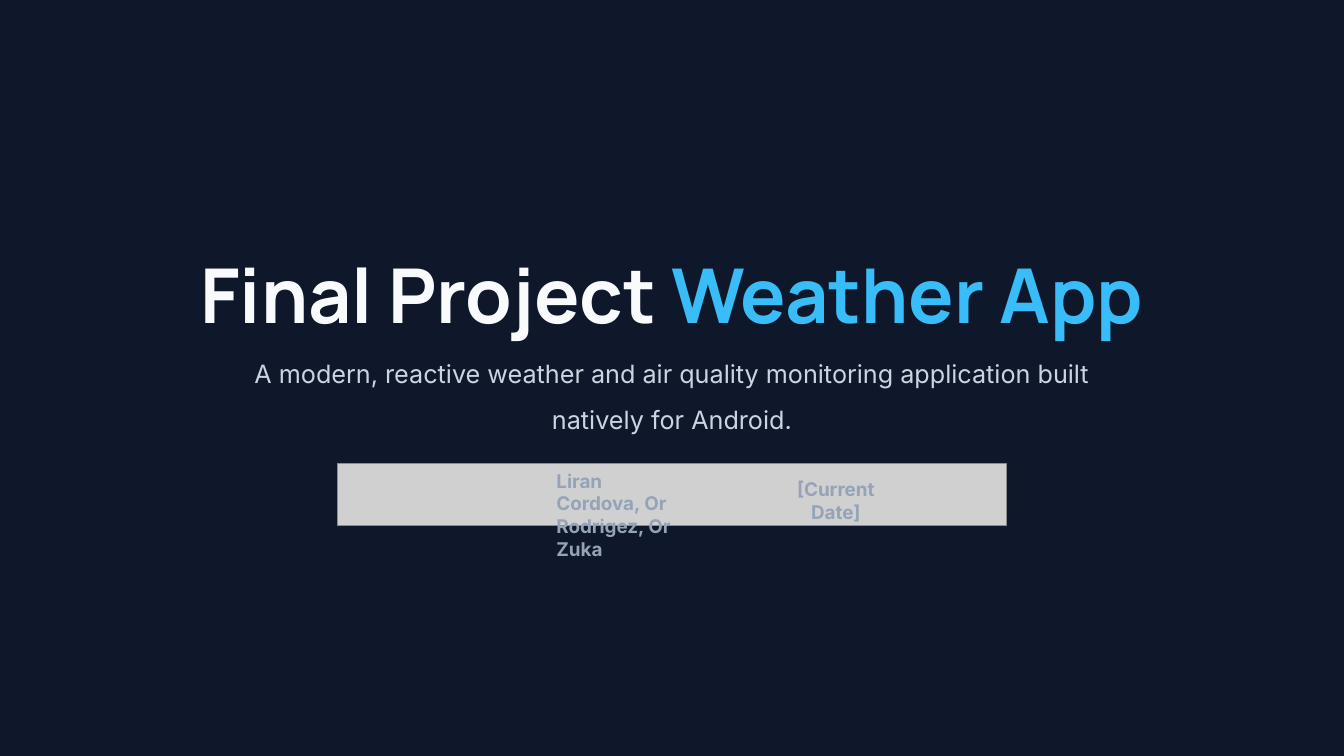
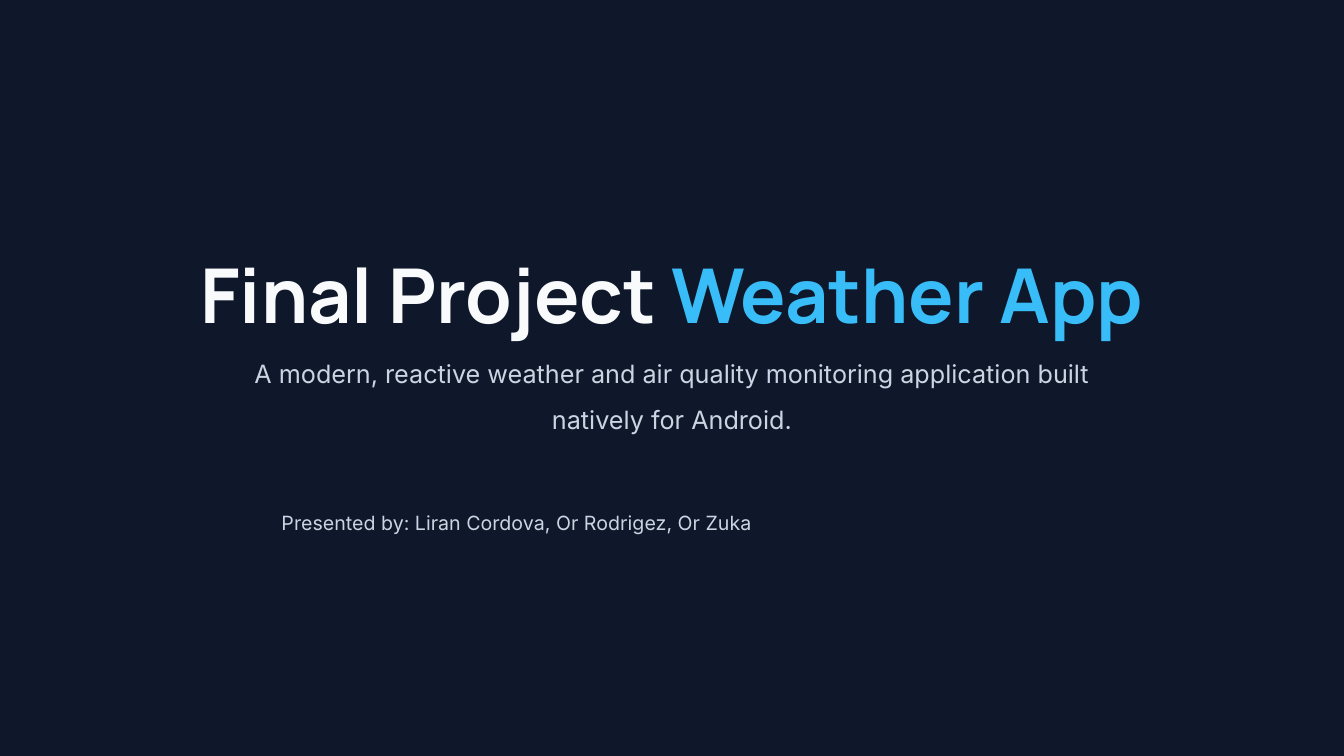
Before and after one commit to liranXD123/Final-Project-Kotlin, a slide deck: slide 1 of Weather App Project.pptx. Drawn at 1344x756 pixels with LibreOffice and Linux fonts; fonts in the diff are those of the drawing; grey boxes stand for pictures. Boxes give left, top, right and bottom in pixels: in the first picture for what was removed or moved away, otherwise in the second. Text is boxed around its words. In the diff, an @@ line names an element or a change of style, - is before the commit and + after.

```diff
--- a/Weather App Project.pptx
+++ b/Weather App Project.pptx
@@ picture removed at (338, 464, 1006, 526) @@
@@ text removed at (797, 481, 874, 521) @@
-[Current Date]
@@ text at (281, 515, 752, 534): text changed; size 13.5 to 14 pt; text colour #94A3B8 to #CBD5E1; bold off @@
-Liran Cordova, Or Rodrigez, Or Zuka
+Presented by: Liran Cordova, Or Rodrigez, Or Zuka
```
Also in this commit, not shown: 5 other slides changed, 4 slides removed, 1 other file.
